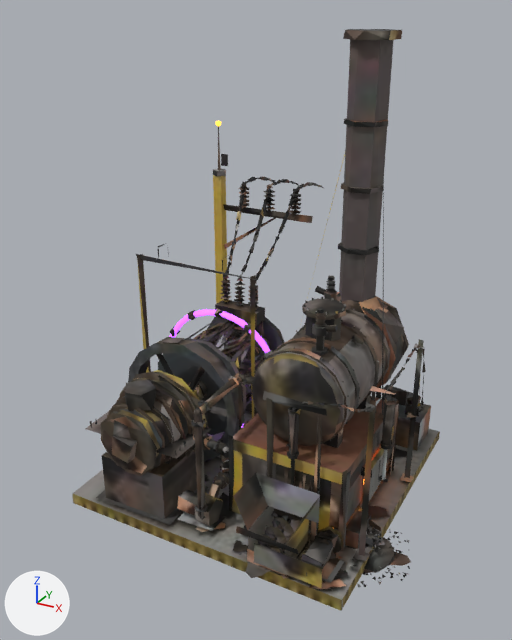
Before and after pictures for a commit that changed the glTF model jogo/assets/modelos/energia/gerador.glb.
Rendered twice from a camera (50 mm lens) standing at (2.0, -3.83, 3.08) and looking at (-0.07, -0.07, 1.2). The axes (+X, +Y, +Z) are drawn at lower left. The lights are the same throughout. The first picture is the older version. Where no turn or scale is listed for an object, it has been applied to the vertices. Vertices at exactly the same position are counted once.

The older version as bpy lines, for what is in view:
```python
me_caldeira = bpy.data.meshes.new('caldeira')
me_caldeira.from_pydata(...)  # 919 vertices, 1281 faces; spans x 0.115..0.765, y -0.6..0.3, z 0.627..1.51
me_caldeira.materials.append(mat_gerador_tex)  # picture img_gerador_tex
me_laje = bpy.data.meshes.new('laje')
me_laje.from_pydata(...)  # 5091 vertices, 5432 faces; spans x -1.02..1.23, y -1.08..1.37, z -0.01..2.97
me_laje.materials.append(mat_gerador_tex)  # picture img_gerador_tex
me_pistao0_camisa = bpy.data.meshes.new('pistao0_camisa')
me_pistao0_camisa.from_pydata(...)  # 45 vertices, 66 faces; spans x -0.04..0.042, y -0.042..0.044, z -0.34..0.016
me_pistao0_camisa.materials.append(mat_gerador_tex)  # picture img_gerador_tex
me_rosca_coroa = bpy.data.meshes.new('rosca_coroa')
me_rosca_coroa.from_pydata(...)  # 67 vertices, 63 faces; spans x -0.088..0.089, y -0.986..-0.66, z -0.089..0.089
me_rosca_coroa.materials.append(mat_gerador_tex)  # picture img_gerador_tex
ob_gerador_corpo = bpy.data.objects.new('gerador_corpo', me_laje)
ob_gerador_corpo.location = (0.0, 0.0, 0.0)
ob_gerador_m1 = bpy.data.objects.new('gerador_m1', me_pistao0_camisa)
ob_gerador_m1.location = (0.905, -0.15, 0.92)
ob_gerador_m3 = bpy.data.objects.new('gerador_m3', me_rosca_coroa)
ob_gerador_m3.location = (0.5, 0.0, 0.205)
ob_gerador_m6 = bpy.data.objects.new('gerador_m6', me_caldeira)
ob_gerador_m6.location = (0.0, 0.0, 0.0)
# also in view: 'gerador_m7' at (-0.5, 0.13, 0.6)
```
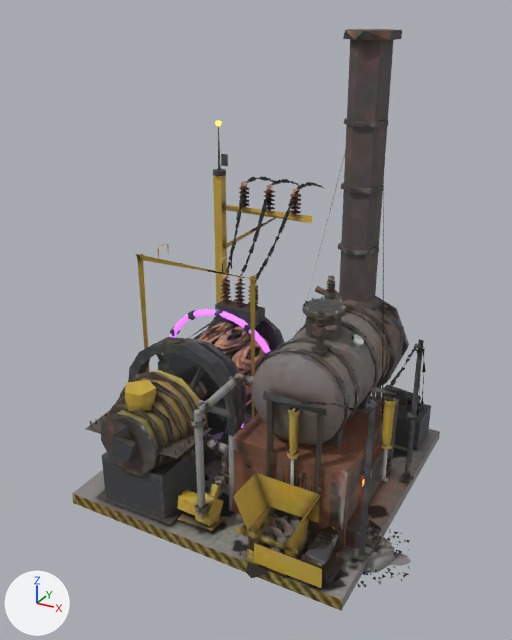
The change, as JSON lines over the scene's bpy script:
```json
{"block": "me_laje", "where": "# used by ob_gerador_corpo; location = (0.0, 0.0, 0.0)"}
{"op": "remove", "block": "me_laje", "code": "me_laje.from_pydata(...)  # 5091 vertices, 5432 faces; spans x -1.02..1.23, y -1.08..1.37, z -0.01..2.97"}
{"op": "add", "block": "me_laje", "code": "me_laje.from_pydata(...)  # 5090 vertices, 5432 faces; spans x -1.02..1.23, y -1.08..1.37, z -0.01..2.97"}
{"block": "me_laje", "change": "me_laje part 1: the loose piece of 4 vertices spanning x 0.8..0.84, y -0.64..-0.6, z 0.08..0.66 is rebuilt with 4 vertices and now spans x 0.8..0.84, y -0.64..-0.6, z 0.08..0.66"}
{"block": "me_laje", "change": "me_laje part 2: the loose piece of 3 vertices spanning x 0.63..0.67, y -0.62, z 0.08..1.02 is rebuilt with 3 vertices and now spans x 0.63..0.67, y -0.62, z 0.08..1.02"}
{"block": "me_laje", "change": "me_laje part 3: the loose piece of 3 vertices spanning x 0.67, y -0.66..-0.62, z 0.08..1.02 is rebuilt with 3 vertices and now spans x 0.67, y -0.66..-0.62, z 0.08..1.02"}
{"block": "me_laje", "change": "me_laje part 4: the loose piece of 3 vertices spanning x -0.64..-0.63, y -0.1..0.56, z 0.91..0.94 is rebuilt with 3 vertices and now spans x -0.64..-0.63, y -0.1..0.56, z 0.91..0.94"}
{"block": "me_laje", "change": "me_laje part 5: 6 loose pieces with 20 vertices, spanning x -0.96..0.84, y -0.55..0.99, z 0.08..1.88, are deleted"}
{"block": "me_laje", "change": "me_laje part 6: 18 vertices moved from x -0.75..0.07, y -0.64..0.71, z 0.29..1.62 to x -0.75..0.07, y -0.68..0.71, z 0.29..1.62; 41 vertices removed from x -0.98..0.83, y -0.93..1.29, z 0.08..1.87; 52 vertices added at x -0.96..0.83, y -0.92..1.29, z 0.08..1.87"}
{"block": "me_laje", "change": "me_laje part 7: 5091 kept faces spanning x -1.02..1.23, y -1.08..1.37, z -0.01..2.97 get new texture (UV) coordinates"}
{"block": "me_laje", "change": "other edits to the shape of me_laje do not show in these pictures"}
{"block": "me_pistao0_camisa", "where": "me_pistao0_camisa.from_pydata(...)  # 45 vertices, 66 faces; spans x -0.04..0.042, y -0.042..0.044, z -0.34..0.016"}
{"block": "me_pistao0_camisa", "where": "# used by ob_gerador_m1; location = (0.905, -0.15, 0.92)"}
{"block": "me_pistao0_camisa", "change": "me_pistao0_camisa part 8: texture (UV) coordinates of 66 of 66 faces, centred in x -0.04..0.04, y -0.036..0.044, z -0.34..0.01, changed; they spanned u 0.12..0.96, v 0.01..0.97 and now span u 0.06..0.96, v 0.07..0.97"}
{"block": "me_caldeira", "where": "me_caldeira.from_pydata(...)  # 919 vertices, 1281 faces; spans x 0.115..0.765, y -0.6..0.3, z 0.627..1.51"}
{"block": "me_caldeira", "where": "# used by ob_gerador_m6; location = (0.0, 0.0, 0.0)"}
{"block": "me_caldeira", "change": "me_caldeira part 9: 138 of 919 vertices moved; they spanned x 0.126..0.753, y -0.6..0.3, z 0.65..1.25 and now span x 0.128..0.754, y -0.6..0.3, z 0.65..1.25; mean shift (0.0, 0.0, 0.0); largest move (0.41, -0.48, 0.65) -> (0.506, 0.3, 1.243)"}
{"block": "me_caldeira", "change": "me_caldeira part 10: 1001 kept faces spanning x 0.115..0.765, y -0.597..0.3, z 0.627..1.51 get new texture (UV) coordinates"}
```

What differs and where, as boxes (x1, y1, x2, y2) in the pictures (512 x 640 px; the box of a moved part takes in the faces that stretch with it):
```json
{"part": 1, "of": "me_laje", "change": "rebuilt", "before": [338, 470, 347, 551], "after": [341, 469, 348, 536]}
{"part": 2, "of": "me_laje", "change": "rebuilt", "before": [316, 414, 321, 529], "after": [316, 414, 324, 523], "on screen": "mostly hidden"}
{"part": 3, "of": "me_laje", "change": "rebuilt", "before": [316, 427, 322, 535], "after": [317, 412, 323, 527], "on screen": "6% taller"}
{"part": 4, "of": "me_laje", "change": "rebuilt", "before": [188, 318, 218, 338], "after": [189, 317, 220, 338], "on screen": "mostly hidden"}
{"part": 5, "of": "me_laje", "change": "deleted", "before": [216, 182, 399, 471]}
{"part": 6, "of": "me_laje", "change": "moved or reshaped", "before": [137, 180, 364, 509], "after": [137, 180, 380, 509]}
{"part": 7, "of": "me_laje", "change": "surface changed", "before": [73, 29, 440, 611], "after": [73, 29, 440, 611]}
{"part": 8, "of": "me_pistao0_camisa", "change": "surface changed", "before": [380, 396, 397, 450], "after": [380, 396, 397, 450], "on screen": "black to yellow"}
{"part": 9, "of": "me_caldeira", "change": "moved or reshaped", "before": [252, 312, 387, 445], "after": [252, 312, 387, 445]}
{"part": 10, "of": "me_caldeira", "change": "surface changed", "before": [254, 276, 390, 443], "after": [254, 276, 390, 443]}
```
